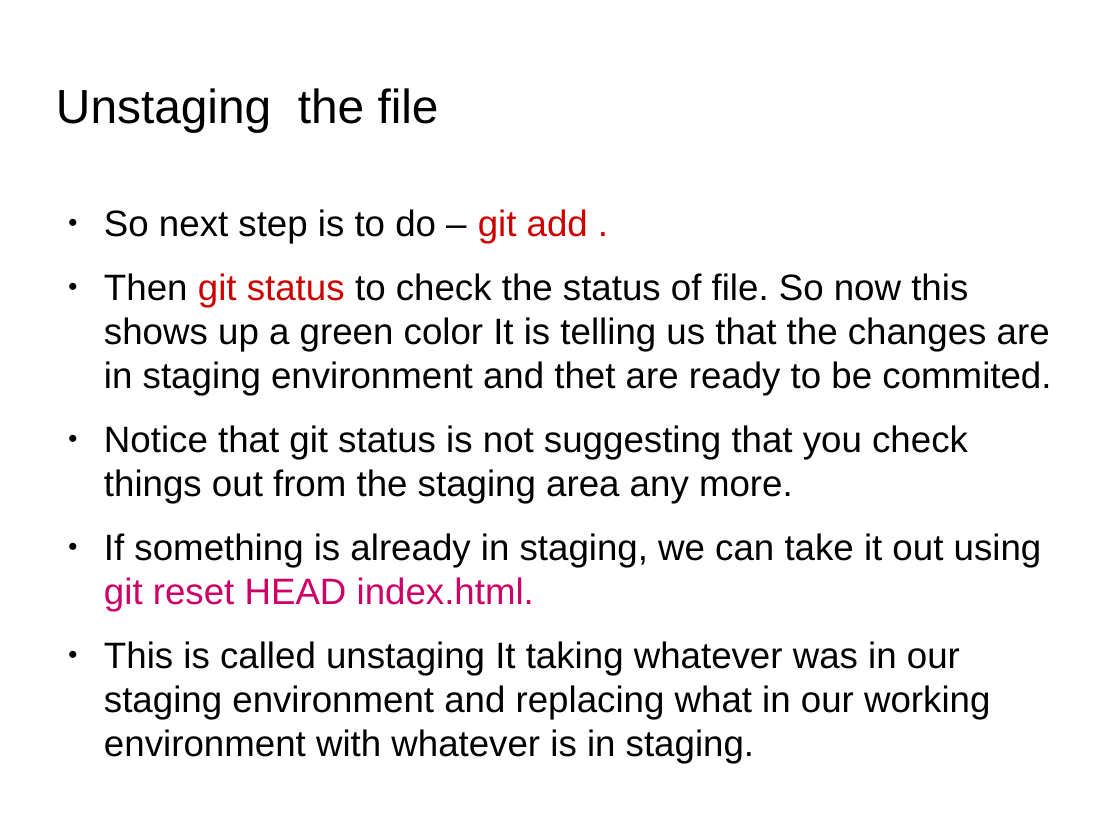
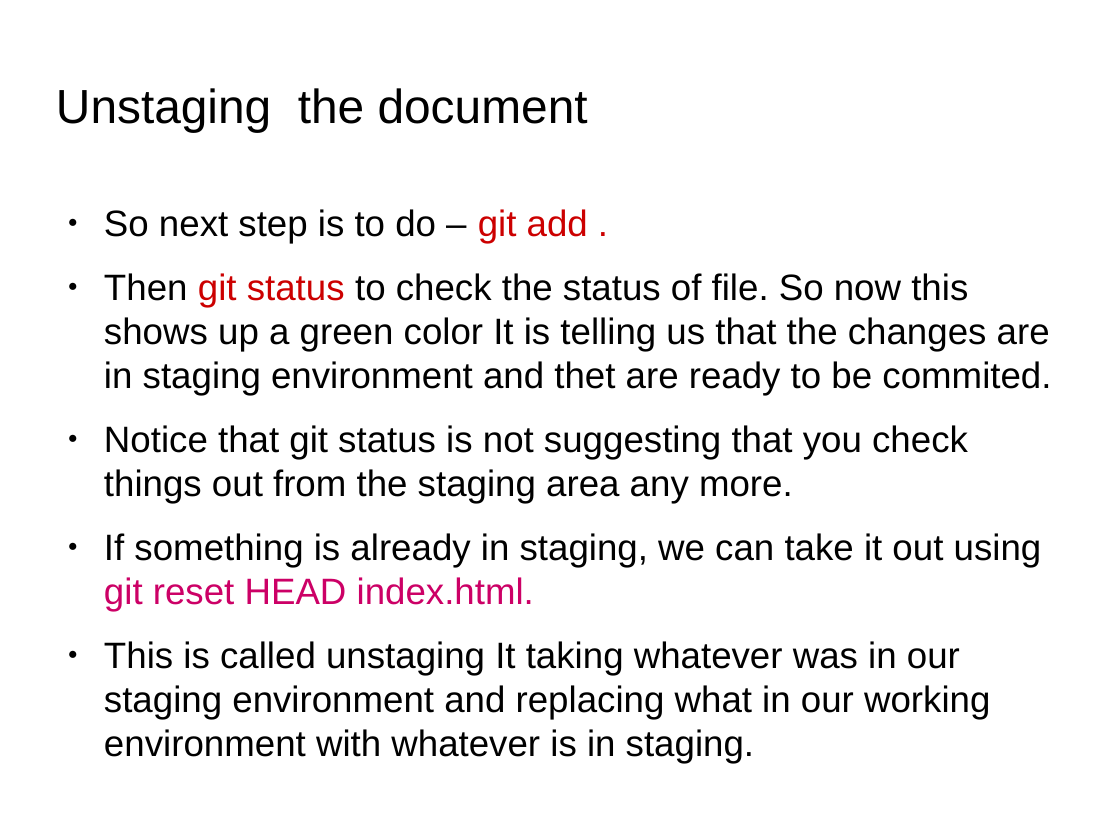
Before and after one commit to anumsh/Learning-Git-and-Github, a slide deck: slide 22 of git_and_GitHub.odp. Drawn at 1120x840 pixels with LibreOffice and Linux fonts; fonts in the diff are those of the drawing; background and template pictures are left out. Boxes give left, top, right and bottom in pixels: in the first picture for what was removed or moved away, otherwise in the second. Text is boxed around its words. In the diff, an @@ line names an element or a change of style, - is before the commit and + after.

```diff
--- a/git_and_GitHub.odp
+++ b/git_and_GitHub.odp
@@ title at box(56, 88, 588, 132): text changed @@
-Unstaging the file
+Unstaging the document
```
Also in this commit, not shown: 1 other slide changed, 6 slides added.
